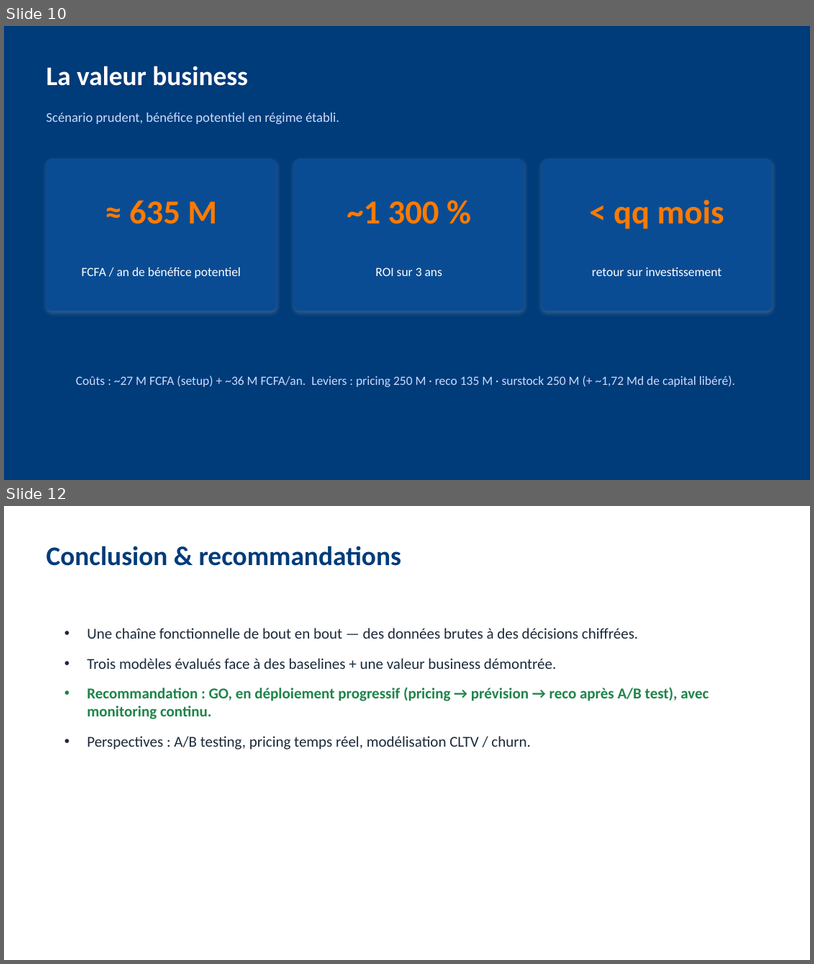
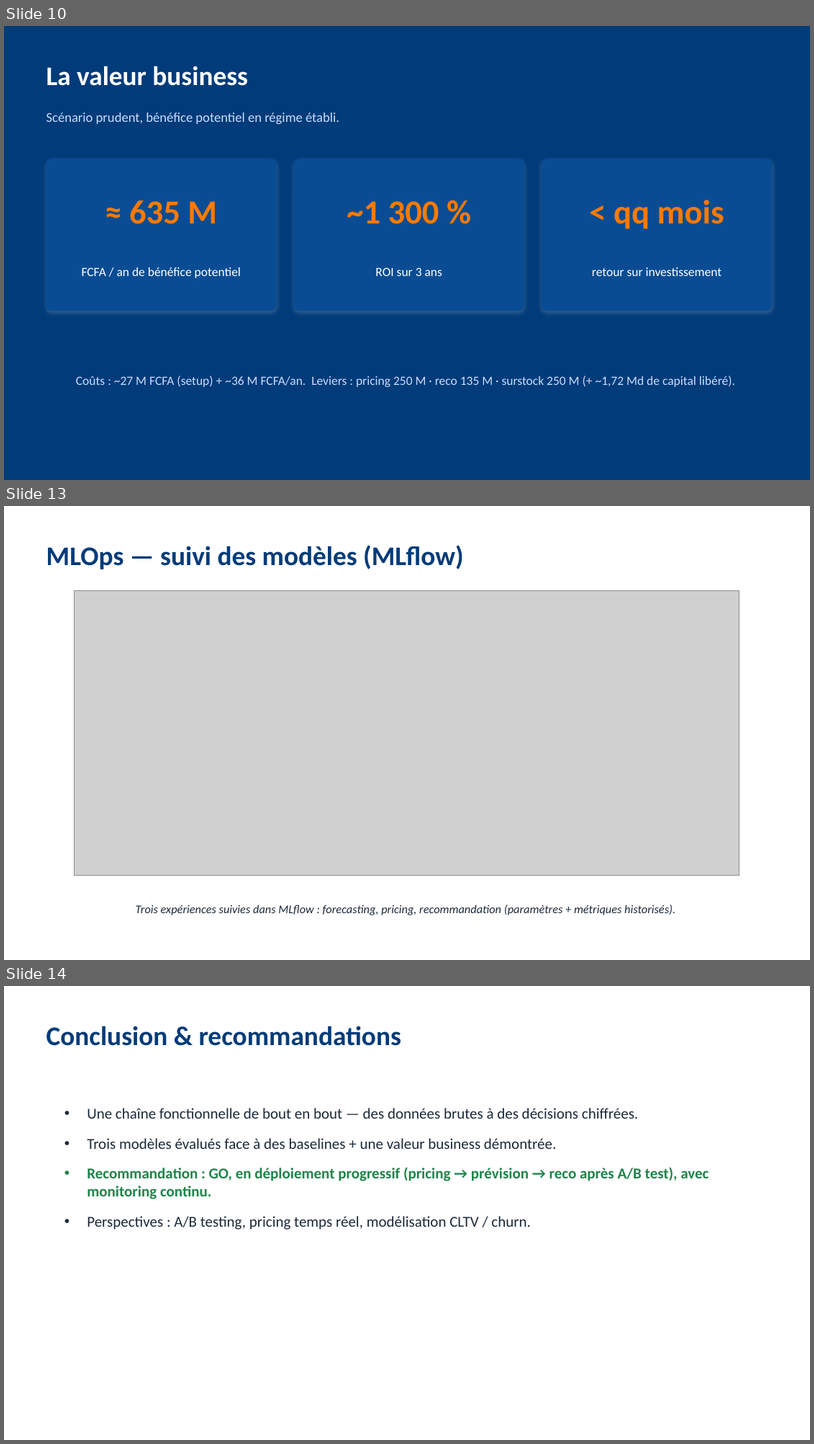
Before and after one commit to paulinecisse12-dotcom/teranga-market, a slide deck: 05_LIVRABLES/presentation/Presentation_Teranga_Market.pptx. Shown one above the other, each under a label of ours: slides 10 and 12 before the commit, slides 10, 13 and 14 after it; the slides between them are not shown. The pictures are 814x964 and 814x1444 pixels, drawn with LibreOffice and Linux fonts; fonts in the diff are those of the drawing; grey boxes stand for pictures. Boxes give left, top, right and bottom in pixels: in the first picture for what was removed or moved away, otherwise in the second. Text is boxed around its words. In the diff, an @@ line names an element or a change of style, - is before the commit and + after.

```diff
--- a/05_LIVRABLES/presentation/Presentation_Teranga_Market.pptx
+++ b/05_LIVRABLES/presentation/Presentation_Teranga_Market.pptx
@@ slide 13 added at [4, 506, 810, 960], background #FFFFFF @@
@@ text added at [46, 545, 464, 569], 32 pt, text #003B7A, bold @@
+MLOps — suivi des modèles (MLflow)
@@ picture added at [74, 591, 740, 875] @@
@@ text added at [136, 904, 676, 915], 14 pt, text #1B2A3A, italic @@
+Trois expériences suivies dans MLflow : forecasting, pricing, recommandation (paramètres + métriques historisés).
@@ what was slide 12 is now slide 14 @@
```
Also in this commit, not shown: 2 slides changed, 2 other slides added, 1 slide removed, 3 other files.
